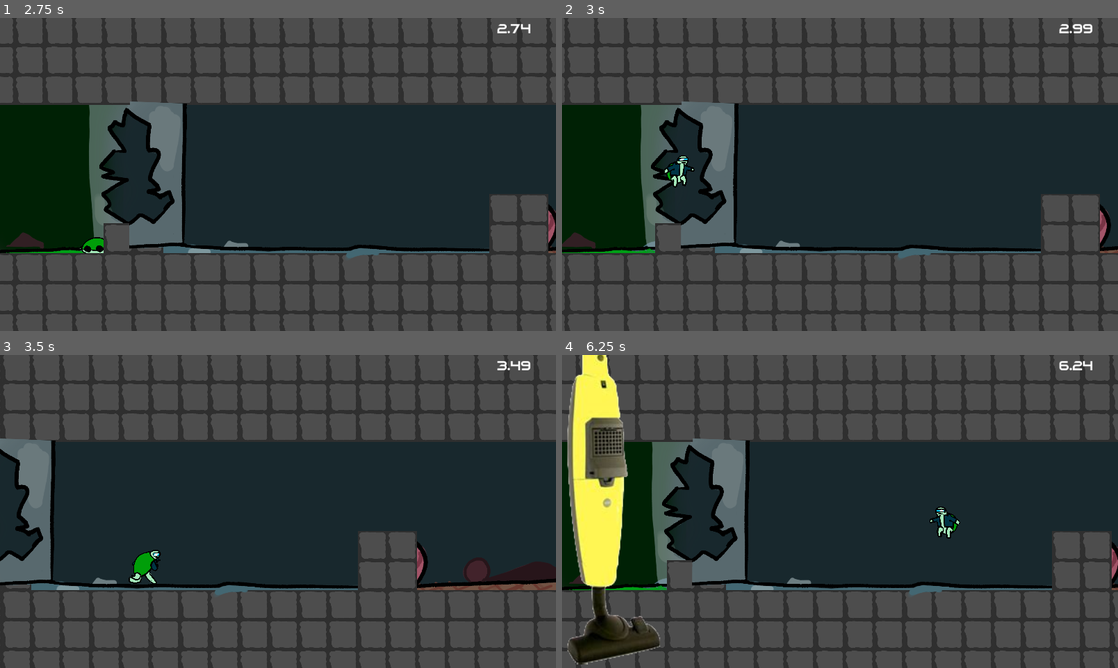
Above: before the commit, frames 1-4 (two rows, left to right).
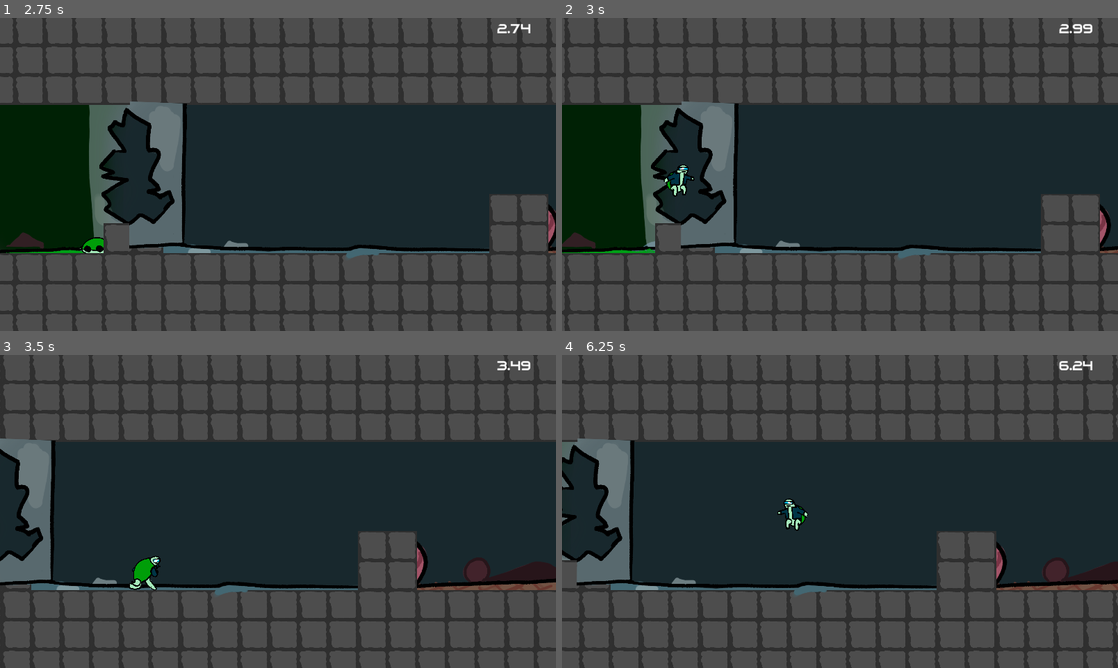
Above: after the commit, the same moments.

Repository: isterkvarn/operation_shell_shock
Game: Godot game, scene res://levels/demo_level.tscn
Same seed, same stepped clock (60 frames per second), same inputs: the game is played once before the commit and once after it. This scene is started directly instead of the project's main scene.
Inputs:
- Up to frame 1 (2.75 s): tap Enter (ui_accept) at 0.5 s; hold W (ss_jump) 0.53-1.28 s; hold D (ss_right) 0.53-2.03 s; tap Y (highscores) at 1.35 s; tap W (ss_jump) at 1.52, 1.55, 1.82, 2.3 s; hold A (ss_left) from 2.03 s (still down); hold J (switch_state) from 2.03 s (still down)
- Up to frame 2 (3 s): release A (ss_left) at 2.78 s; release J (switch_state) at 2.78 s; hold D (ss_right) from 2.78 s (still down); tap W (ss_jump) at 2.85 s
- Up to frame 3 (3.5 s): keep holding D (ss_right); tap W (ss_jump) at 3.02, 3.32 s
- Up to frame 4 (6.25 s): hold W (ss_jump) 3.53-4.28 s; tap Y (highscores) at 3.6, 5.85 s; release D (ss_right) at 4.28 s; hold A (ss_left) 4.28-5.03 s; tap J (switch_state) at 4.35 s; tap W (ss_jump) at 4.52, 4.55, 4.82, 6.02, 6.05 s; hold D (ss_right) 5.03-5.78 s; hold W (ss_jump) 5.03-5.78 s; hold A (ss_left) from 5.78 s (still down)

Frame 1 is identical in both runs. In frame 2, 0.4% of the frame differs, in the area x 18-24%, y 43-58%; in frame 3, 0.4%; in frame 4, 32%, in the area x 0-100%, y 0-100%.

Commit message:
fixed bug

Diff:
--- a/player/player.gd
+++ b/player/player.gd
@@ -52,7 +52,7 @@
 		else:
 			velocity.x = -30
 
-	if Input.is_action_just_pressed("ss_jump"):
+	if Input.is_action_just_pressed("ss_jump") and is_on_floor():
 		buffer_jump = true
 
 	if _is_in_shell:
